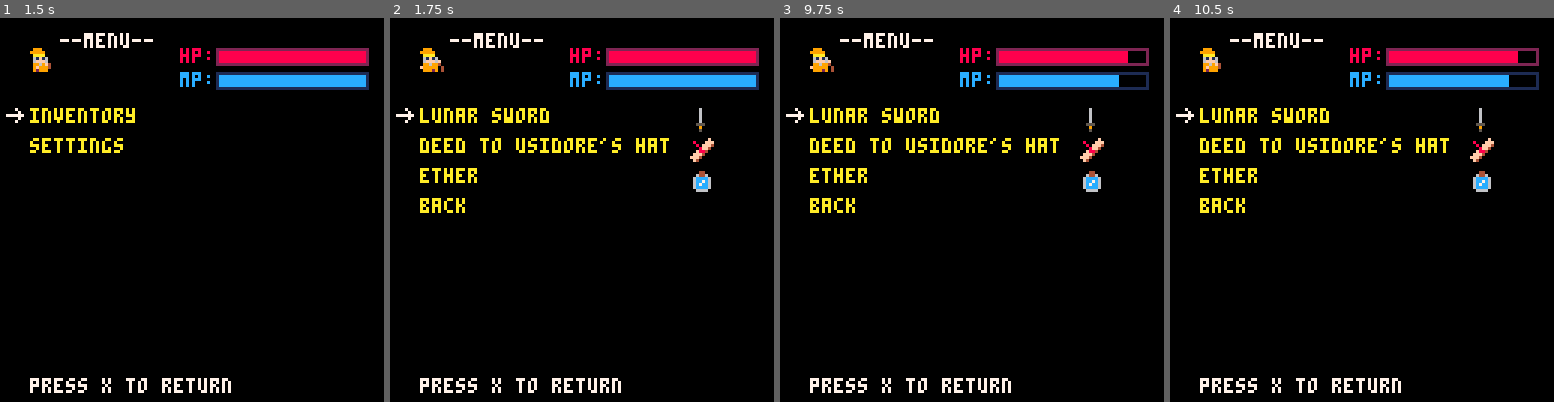
Above: before the commit, frames 1-4 (left to right).
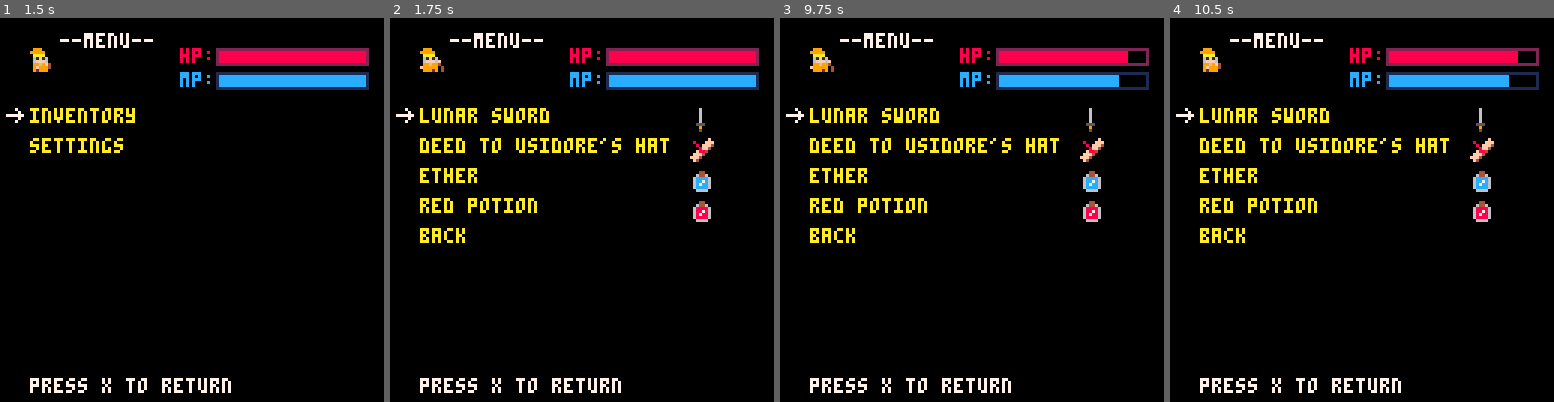
Above: after the commit, the same moments.

Repository: bigbadbones/cannsjourney
Game: PICO-8 cartridge foon.p8
The game is run twice, just before and just after one commit, with the same random seed, the same clock (stepped at 60 frames per second) and the same inputs.
Inputs:
- Up to frame 1 (1.5 s): tap X (X key) at 0.33, 1.07 s; tap O (Z key) at 0.7 s
- Up to frame 2 (1.75 s): hold Right from 1.6 s (still down); tap O (Z key) at 1.7 s
- Up to frame 3 (9.75 s): tap X (X key) every 1.12 s from 1.85 to 9.67 s; release Right at 2.1 s; tap O (Z key) every 0.4 s from 2.1 to 9.7 s; hold Up 2.15-2.42 s; hold Right 2.47-3.03 s; hold Left 3.08-3.58 s; hold Down 3.63-3.97 s; hold Right 4.02-4.68 s; hold Up 4.73-5.03 s; hold Left 5.08-5.68 s; hold Down 5.73-6.03 s; hold Right 6.08-6.58 s; hold Right 6.63-7.13 s; hold Up 7.18-7.45 s; hold Right 7.5-8.07 s; hold Left 8.12-8.62 s; hold Down 8.67-9 s; hold Right 9.05-9.72 s
- Up to frame 4 (10.5 s): hold Up 9.77-10.07 s; tap O (Z key) at 10.1 s; hold Left from 10.12 s (still down)

Frame 1 is identical in both runs. In frame 2, 0.9% of the frame differs, in the area x 7-84%, y 46-59%; in frame 3, 0.9%; in frame 4, 0.9%.

Commit message:
can turns red when he drinks red potion

Diff:
--- a/foon.p8
+++ b/foon.p8
@@ -124,6 +124,7 @@
  statuseffects = {}
  statuseffects.redpotion = false
  additem("ether")
+ additem("red potion")
 end
 
 
@@ -509,7 +510,12 @@
    drawarrow(7,22+10*selectid,7)
    drawmenu(menuid)
    updatesprite(can)
+   pal()
+   if (statuseffects.redpotion==true) then
+  		pal(15,8)
+  	end
    spr(can.frames[can.frameid],10,10)
+			pal()
    drawhealthbars(false)
    print("press x to return",10,120,7)
 
@@ -591,10 +597,13 @@
   drawmap()
  	drawnpcs()
   draw_mapelems()
+  pal()
   if (statuseffects.redpotion==true) then
   	dorandommoves(can,true)
+  	pal(15,8)
   end
   spr(can.frames[can.frameid],can.x,can.y,1,1,can.faceleft,false)
+  pal()
  end
 
 function handleinputs_worldscreen()
@@ -930,7 +939,7 @@
 outside_jizzleknob = {52,21,53,21}
 outside_cave = {34,18,35,18}
 
-
+blocking_interacts = {}
 
 
 nr_of_towns =8
@@ -967,12 +976,12 @@
 		cavelevels[n].elems ={}
 		cavelevels[n].elems =
 		{
-		{67,120*8,38*8,"exit",1},
-		{67,121*8,38*8,"exit",1},
-		{67,120*8,39*8,"exit",1},
-		{67,121*8,39*8,"exit",1},
-		{101,120*8,23*8,"cave",n+1},
-		{102,121*8,23*8,"cave",n+1}
+		{67,120*8,38*8,"exit",1,false},
+		{67,121*8,38*8,"exit",1,false},
+		{67,120*8,39*8,"exit",1,false},
+		{67,121*8,39*8,"exit",1,false},
+		{101,120*8,23*8,"cave",n+1,false},
+		{102,121*8,23*8,"cave",n+1,false}
 		}
  end
 
@@ -993,18 +1002,18 @@
  towns[1].nr_of_elems =4
  towns[1].elems=
  {
- {114,120*8,003*8,"tavern",2},
- {98,125*8,004*8,nil,nil},
- {67,120*8,7*8,"exit",1},
- {67,121*8,7*8,"exit",1}
+ {114,120*8,003*8,"tavern",2,false},
+ {98,125*8,004*8,nil,nil,false},
+ {67,120*8,7*8,"exit",1,false},
+ {67,121*8,7*8,"exit",1,false}
  }
 
  --tavern
  towns[2].nr_of_elems = 2
  towns[2].elems=
  {
- {67,121*8,15*8,"exit",1},
- {67,122*8,15*8,"exit",1}
+ {67,121*8,15*8,"exit",1,false},
+ {67,122*8,15*8,"exit",1,false}
  }
 
 
@@ -1013,39 +1022,39 @@
  towns[3].elems=
  {
  {98,118*8,2*8,nil,nil},
- {98,125*8,003*8,nil,nil},
- {98,126*8,005*8,nil,nil},
- {98,123*8,004*8,nil,nil},
- {98,123*8,004*8,nil,nil},
- {98,123*8,004*8,nil,nil},
- {20,121*8,1*8,nil,nil},
- {21,122*8,1*8,nil,nil},
- {67,120*8,7*8,"exit",3},
- {67,121*8,7*8,"exit",3}
+ {98,125*8,003*8,nil,nil,false},
+ {98,126*8,005*8,nil,nil,false},
+ {98,123*8,004*8,nil,nil,false},
+ {98,123*8,004*8,nil,nil,false},
+ {98,123*8,004*8,nil,nil,false},
+ {20,121*8,1*8,nil,nil,false},
+ {21,122*8,1*8,nil,nil,false},
+ {67,120*8,7*8,"exit",3,false},
+ {67,121*8,7*8,"exit",3,false}
  }
 
  --gratax
  towns[4].nr_of_elems =6
  towns[4].elems=
  {
- {98,118*8,2*8,nil,nil},
- {98,125*8,2*8,nil,nil},
- {98,129*8,005*8,nil,nil},
- {98,123*8,004*8,nil,nil},
- {67,120*8,7*8,"exit",4},
- {67,121*8,7*8,"exit",4}
+ {98,118*8,2*8,nil,nil,false},
+ {98,125*8,2*8,nil,nil,false},
+ {98,129*8,005*8,nil,nil,false},
+ {98,123*8,004*8,nil,nil,false},
+ {67,120*8,7*8,"exit",4,false},
+ {67,121*8,7*8,"exit",4,false}
  }
 
   --meagas
  towns[5].nr_of_elems =6
  towns[5].elems=
  {
- {98,118*8,2*8,nil,nil},
- {98,125*8,2*8,nil,nil},
- {98,129*8,005*8,nil,nil},
- {98,123*8,004*8,nil,nil},
- {67,120*8,7*8,"exit",4},
- {67,121*8,7*8,"exit",4}
+ {98,118*8,2*8,nil,nil,false},
+ {98,125*8,2*8,nil,nil,false},
+ {98,129*8,005*8,nil,nil,false},
+ {98,123*8,004*8,nil,nil,false},
+ {67,120*8,7*8,"exit",4,false},
+ {67,121*8,7*8,"exit",4,false}
  }
 
 
@@ -1054,34 +1063,34 @@
  towns[6].nr_of_elems =6
  towns[6].elems=
  {
- {98,118*8,2*8,nil,nil},
- {98,125*8,2*8,nil,nil},
- {98,129*8,005*8,nil,nil},
- {98,123*8,004*8,nil,nil},
- {67,120*8,7*8,"exit",4},
- {67,121*8,7*8,"exit",4}
+ {98,118*8,2*8,nil,nil,false},
+ {98,125*8,2*8,nil,nil,false},
+ {98,129*8,005*8,nil,nil,false},
+ {98,123*8,004*8,nil,nil,false},
+ {67,120*8,7*8,"exit",4,false},
+ {67,121*8,7*8,"exit",4,false}
  }
 --terrakis
  towns[7].nr_of_elems =6
  towns[7].elems=
  {
- {98,118*8,2*8,nil,nil},
- {98,125*8,2*8,nil,nil},
- {98,129*8,005*8,nil,nil},
- {98,123*8,004*8,nil,nil},
- {67,120*8,7*8,"exit",4},
- {67,121*8,7*8,"exit",4}
+ {98,118*8,2*8,nil,nil,false},
+ {98,125*8,2*8,nil,nil,false},
+ {98,129*8,005*8,nil,nil,false},
+ {98,123*8,004*8,nil,nil,false},
+ {67,120*8,7*8,"exit",4,false},
+ {67,121*8,7*8,"exit",4,false}
  }
 --jizzleknob
  towns[8].nr_of_elems =6
  towns[8].elems=
  {
- {98,118*8,2*8,nil,nil},
- {98,125*8,2*8,nil,nil},
- {98,129*8,005*8,nil,nil},
- {98,123*8,004*8,nil,nil},
- {67,120*8,7*8,"exit",4},
- {67,121*8,7*8,"exit",4}
+ {98,118*8,2*8,nil,nil,false},
+ {98,125*8,2*8,nil,nil,false},
+ {98,129*8,005*8,nil,nil,false},
+ {98,123*8,004*8,nil,nil,false},
+ {67,120*8,7*8,"exit",4,false},
+ {67,121*8,7*8,"exit",4,false}
  }
 end
 
@@ -1453,7 +1462,7 @@
 function additem(name)
  local back = copy(menuscreen[2].text[#menuscreen[2].text])
  del(menuscreen[2].text,menuscreen[2].text[#menuscreen[2].text])
- if name == "redpotion" then
+ if name == "red potion" then
   name ={name,-1, {true,2}}
   add(menuscreen[2].text,name)
   add(menuscreen[2].icons,123)
@@ -1773,8 +1782,8 @@
 	 elseif player and world == "overworld" and
 	  not (isblocked(sprite.x+xmove-mapxoffset,sprite.y+ymove-mapyoffset)) then
 
-	 	sprite.x +=xmove
-	 	sprite.y +=ymove
+	 	sprite.x +=xmove/sprite.speed
+	 	sprite.y +=ymove/sprite.speed
 	 end
 end
 
@@ -1888,13 +1897,13 @@
 40220202920090205524556622251222422222252666666666666662005551100115550005000050000000002411111111111142000000000000000000000000
 90900909090000906622665524455244455555512666666666666662001100000000011000000000000000004411111111111144000000000000000000000000
 000000004242424222222222442442440000bb00000b000000000000000fff00000fff0000006600006666600000000000000000000000000000000000000000
-00011000424242424444444422444422000bbb0b000bb000000b0b00000f5ff0000f5ff060067760067777700004400000044000000000000000000000000000
-00111100424244422112222242444424b00bbb00000bbb000b000000000fff00000fff0000675750067575700064460000644600000000000000000000000000
-0111111044424242411444444422224400bbbbb0000bbbb00000000000ddddd00ddddd0006777760067777600688886006cccc60000000000000000000000000
-0111111042424242211222224424424400bbbbb0000bbbb00b0000b000dfdd0ff0dddd0006755677606755600688786006cc7c60000000000000000000000000
-05111150424442424444554442411424003b3b3000bbbb3000000000001111000011110006776600006766000687886006c7cc60000000000000000000000000
-0551155042424242222251222411114200003000003bbb30000b0000001116600661110006760060066660000688886006cccc60000000000000000000000000
-05055050424242424444554444111144000000000003330000000000006600000000066066600000000000600066660000666600000000000000000081818181
+00011000424242424444444422444422000bbb0b000bb000000b0b00000f5ff0000f5ff060067760067777700004400000044000000440000000000000000000
+00111100424244422112222242444424b00bbb00000bbb000b000000000fff00000fff0000675750067575700064460000644600006446000000000000000000
+0111111044424242411444444422224400bbbbb0000bbbb00000000000ddddd00ddddd0006777760067777600688886006cccc6006bbbb600000000000000000
+0111111042424242211222224424424400bbbbb0000bbbb00b0000b000dfdd0ff0dddd0006755677606755600688786006cc7c6006bb7b600000000000000000
+05111150424442424444554442411424003b3b3000bbbb3000000000001111000011110006776600006766000687886006c7cc6006b7bb600000000000000000
+0551155042424242222251222411114200003000003bbb30000b0000001116600661110006760060066660000688886006cccc6006bbbb600000000000000000
+05055050424242424444554444111144000000000003330000000000006600000000066066600000000000600066660000666600006666000000000081818181
 e1e1e1e1e1e1e1e0f04262d0e1e1f14262e32121c113131313131313131313132121212121212121212121a32161616161212121212121218181818181818181
 81818181818181818181818181818181818181818181818181818181818100000000000000000000000000000000000000353535353535353535353535353535
 35e1e1e1e1e1e1e1e1e1e1e1e1e1e1f16221a3b3212121212121212121212121212121212121212121212121f361818161212121212161617181818181818181
